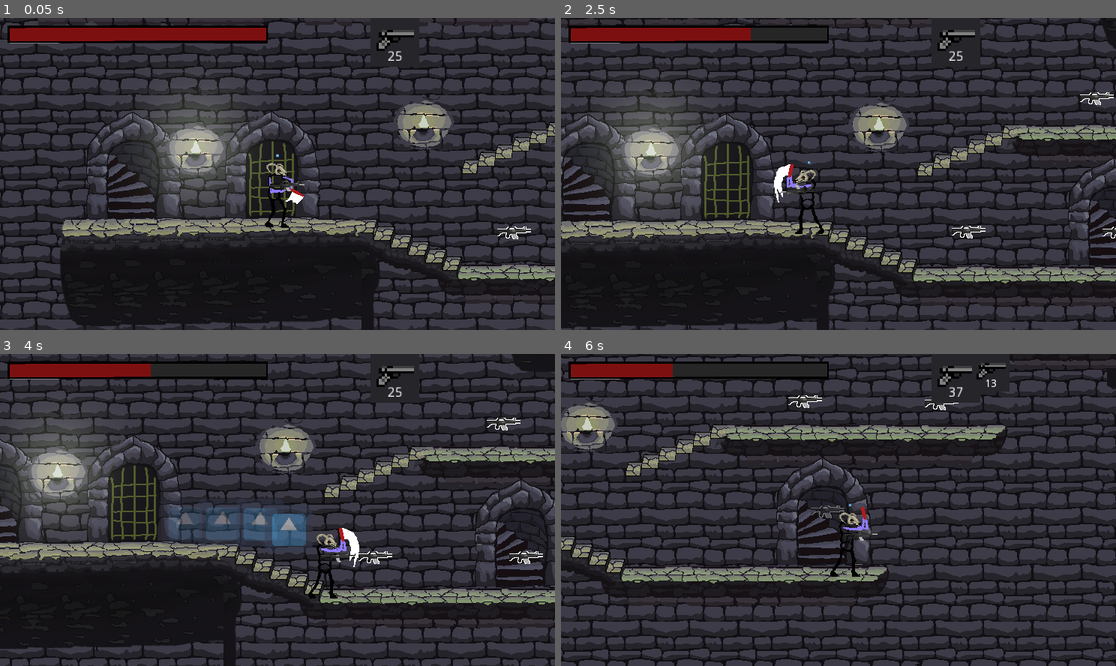
Above: before the commit, frames 1-4 (two rows, left to right).
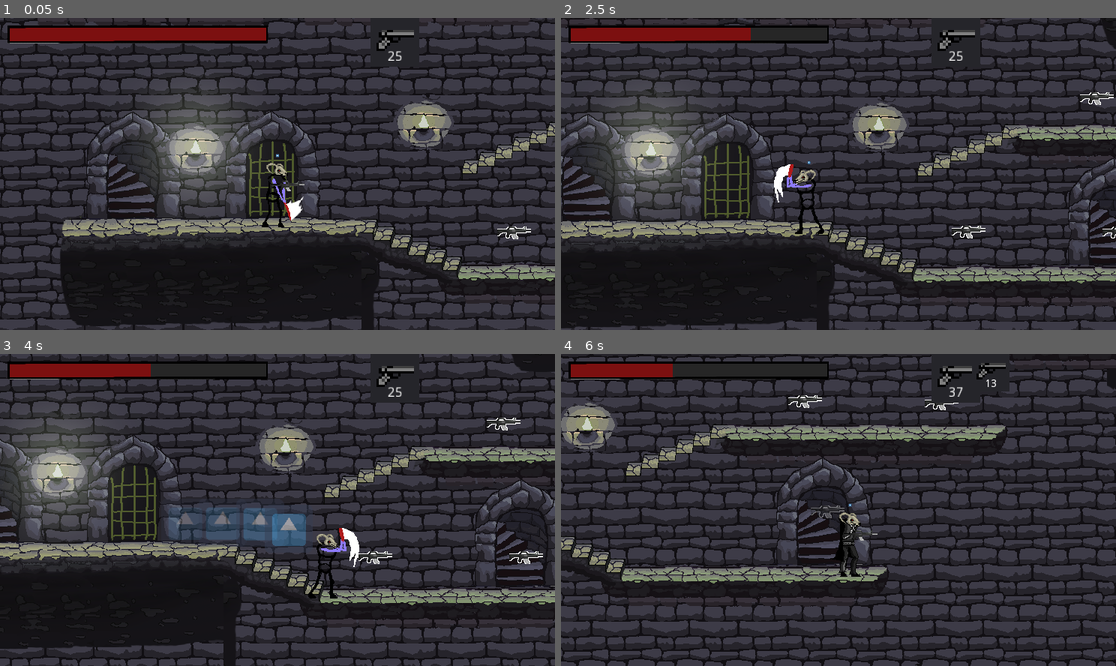
Above: after the commit, the same moments.

Repository: IgorBayerl/godot-game-liliths-crusade
Game: Godot game, scene res://src/Scenes/Main.tscn
Same seed, same stepped clock (60 frames per second), same inputs: the game is played once before the commit and once after it. The engine's default icon, where the game draws it, is replaced by a stand-in: a white triangle on a blue panel in a dark square.
Inputs (mouse positions are in pixels of both pictures, inside the frame that each line leads up to):
- Up to frame 1 (0.05 s): no input
- Up to frame 2 (2.5 s): move the mouse to (960, 158) at 0.52 s; hold Right (move_RIGHT) 0.53-1.25 s; tap X (interact) at 0.6, 2.3 s; click (960, 158) at 0.67 s; tap Space (jump) at 0.77 s; drag from (727, 189) to (871, 239) at 1.27 s; move the mouse to (894, 105) at 2.02 s; hold Left (move_LEFT) from 2.03 s (still down); tap 2 (Gun_2) at 2.1 s
- Up to frame 3 (4 s): release Left (move_LEFT) at 2.75 s; drag from (249, 572) to (111, 463) at 2.77 s; move the mouse to (444, 556) at 3.52 s; hold Right (move_RIGHT) from 3.53 s (still down); tap Z (hability) at 3.6 s; tap Space (jump) at 3.77 s; tap X (interact) at 3.8 s
- Up to frame 4 (6 s): release Right (move_RIGHT) at 4.25 s; drag from (672, 463) to (999, 403) at 4.27 s; move the mouse to (866, 510) at 5.02 s; hold Right (move_RIGHT) 5.03-5.75 s; hold C (shoot) 5.03-5.75 s; click (866, 510) at 5.17 s; tap X (interact) at 5.3 s; drag from (755, 432) to (860, 522) at 5.77 s

The runs differ from the first frame. In frame 1, 0.5% of the frame differs, in the area x 47-55%, y 49-68%; in frame 2, less than 0.1%; in frame 3, less than 0.1%; in frame 4, 0.3%.

Commit message:
Atack Hitbox

Diff:
--- a/src/Actors/Player.tscn
+++ b/src/Actors/Player.tscn
@@ -13,9 +13,9 @@
 [sub_resource type="RectangleShape2D" id=1]
 extents = Vector2( 29.8221, 87.5779 )
 
-[sub_resource type="Animation" id=3]
+[sub_resource type="Animation" id=2]
 resource_name = "Atack1"
-length = 0.3
+length = 0.5
 tracks/0/type = "value"
 tracks/0/path = NodePath(".:frame")
 tracks/0/interp = 1
@@ -29,9 +29,8 @@
 "values": [ 21, 23, 24 ]
 }
 
-[sub_resource type="Animation" id=4]
+[sub_resource type="Animation" id=3]
 resource_name = "Atack2"
-length = 0.5
 tracks/0/type = "value"
 tracks/0/path = NodePath(".:frame")
 tracks/0/interp = 1
@@ -101,7 +100,7 @@
 texture = ExtResource( 17 )
 vframes = 5
 hframes = 10
-frame = 21
+frame = 28
 
 [node name="Head" type="Sprite" parent="SPRITES"]
 position = Vector2( 4.10647, -22.2141 )
@@ -110,10 +109,10 @@
 
 [node name="AnimationPlayer" type="AnimationPlayer" parent="SPRITES"]
 root_node = NodePath("../body2")
-anims/Atack1 = SubResource( 3 )
-anims/Atack2 = SubResource( 4 )
-anims/Idle = SubResource( 5 )
-anims/Running = SubResource( 6 )
+anims/Atack1 = SubResource( 2 )
+anims/Atack2 = SubResource( 3 )
+anims/Idle = SubResource( 4 )
+anims/Running = SubResource( 5 )
 
 [node name="Mira" type="Position2D" parent="."]
 position = Vector2( 3.98624, 14.1905 )
@@ -145,6 +144,8 @@
 drag_margin_left = 1.0
 drag_margin_right = 1.0
 
+[node name="MiliAtack_Timer" type="Timer" parent="."]
+
 [node name="Dash_Timer" type="Timer" parent="."]
 wait_time = 0.2
 one_shot = true
@@ -160,5 +161,6 @@
 
 [node name="Dash_sound" type="AudioStreamPlayer" parent="."]
 stream = ExtResource( 6 )
+[connection signal="timeout" from="MiliAtack_Timer" to="." method="_on_MiliAtack_Timer_timeout"]
 [connection signal="timeout" from="Dash_Timer" to="." method="_on_Timer_timeout"]
 [connection signal="timeout" from="Ghost_Timer" to="." method="_on_Ghost_Timer_timeout"]
--- a/src/Scripts/Player.gd
+++ b/src/Scripts/Player.gd
@@ -108,17 +108,35 @@
 #		this_ghost.texture = $SPRITES/body.frames.get_frame($SPRITES/body.animation, $SPRITES/body.frame)
 
 func animations_set():
+	if is_atacking != 0:
+		$Mira/Arma.visible = false
+		$Mira.can_fire = false
+	else:
+		$Mira/Arma.visible = true
+		$Mira.can_fire = true
+
+
 	if Input.is_action_just_pressed("interact") and is_atacking == 0 :
 		is_atacking = 1
 		$SPRITES/AnimationPlayer.play("Atack1")
-		yield(get_tree().create_timer(0.7), "timeout")
+		yield(get_tree().create_timer(0.5), "timeout")
 		if is_atacking == 1:
 			is_atacking = 0
 	if Input.is_action_just_pressed("interact") and is_atacking == 1:
 		is_atacking = 2
 		$SPRITES/AnimationPlayer.play("Atack2")
-		yield(get_tree().create_timer(1), "timeout")
-		is_atacking = 0
+		yield(get_tree().create_timer(0.6), "timeout")
+		if is_atacking == 2:
+			is_atacking = 0
+	if Input.is_action_just_pressed("interact") and is_atacking == 2 :
+		is_atacking = 1
+		$SPRITES/AnimationPlayer.play("Atack1")
+		yield(get_tree().create_timer(0.5), "timeout")
+		if is_atacking == 1:
+			is_atacking = 0
+
+
+
 
 	var dir = direction
 	if dir.y < 0:
Not shown: 2 places in src/Actors/Player.tscn that only renumber resources
